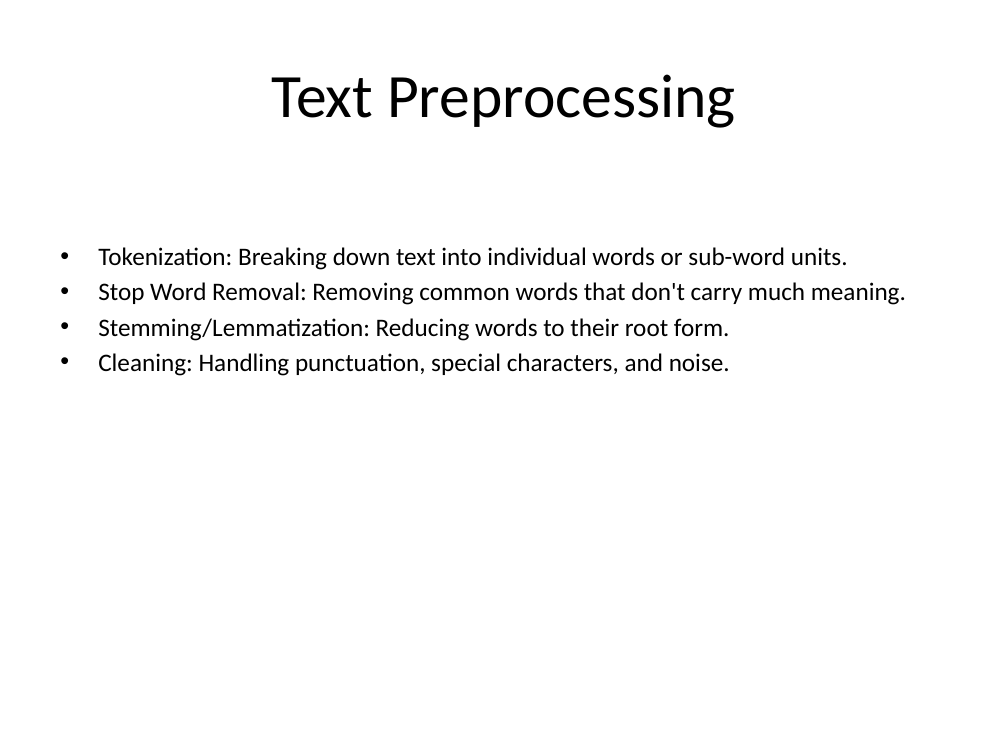
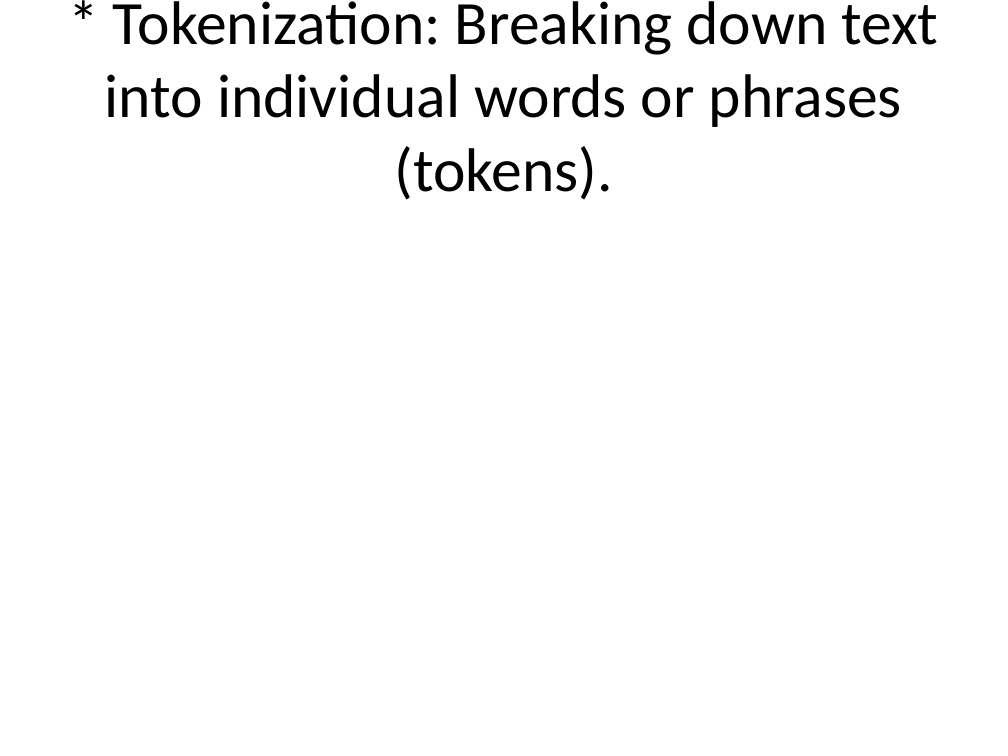
Before and after one commit to sanskarsri26/pdf-to-lecture, a slide deck: slide 21 of NLP_Lecture.pptx (slide 6 before the commit). Drawn at 1008x756 pixels with LibreOffice and Linux fonts; fonts in the diff are those of the drawing. Boxes give left, top, right and bottom in pixels: in the first picture for what was removed or moved away, otherwise in the second. Text is boxed around its words. In the diff, an @@ line names an element or a change of style, - is before the commit and + after.

```diff
--- a/NLP_Lecture.pptx
+++ b/NLP_Lecture.pptx
@@ title at bbox=[105, 1, 938, 200]: text changed @@
-Text Preprocessing
+* Tokenization: Breaking down text into individual words or phrases (tokens).
@@ text removed at bbox=[98, 247, 906, 376] @@
-• Tokenization: Breaking down text into individual words or sub-word units.
-• Stop Word Removal: Removing common words that don't carry much meaning.
-• Stemming/Lemmatization: Reducing words to their root form.
-• Cleaning: Handling punctuation, special characters, and noise.
```
Also in this commit, not shown: 3 other slides changed, 48 slides added, 9 slides removed, 6 other files.
